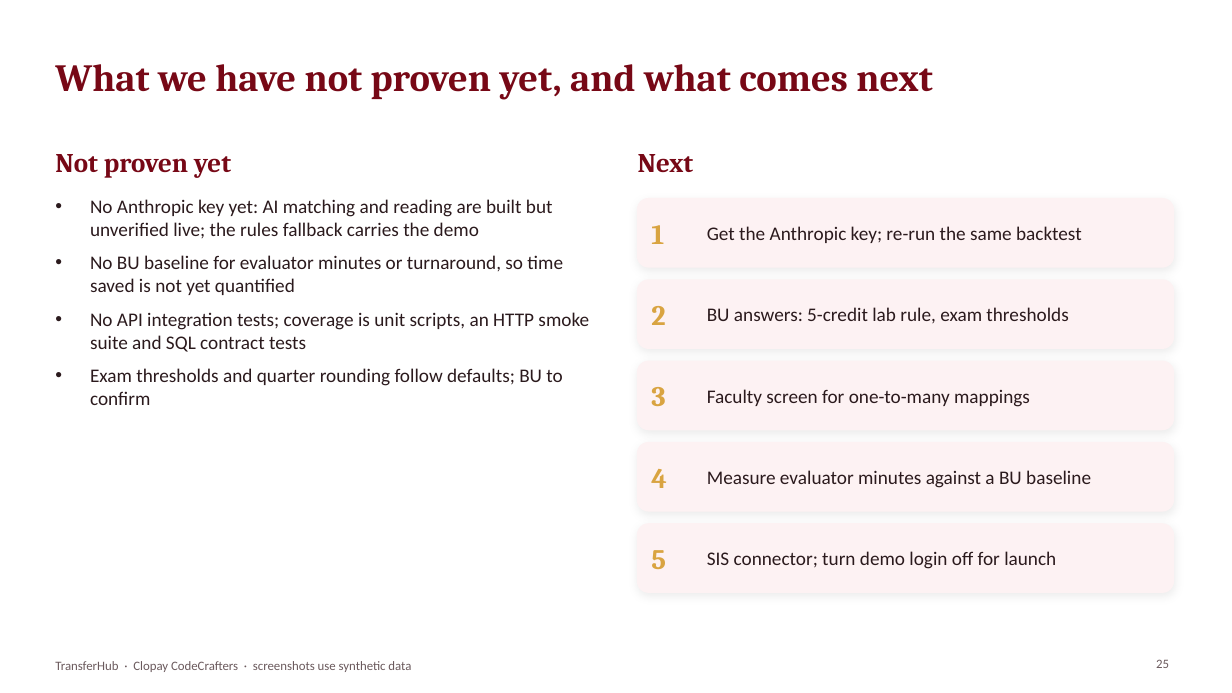
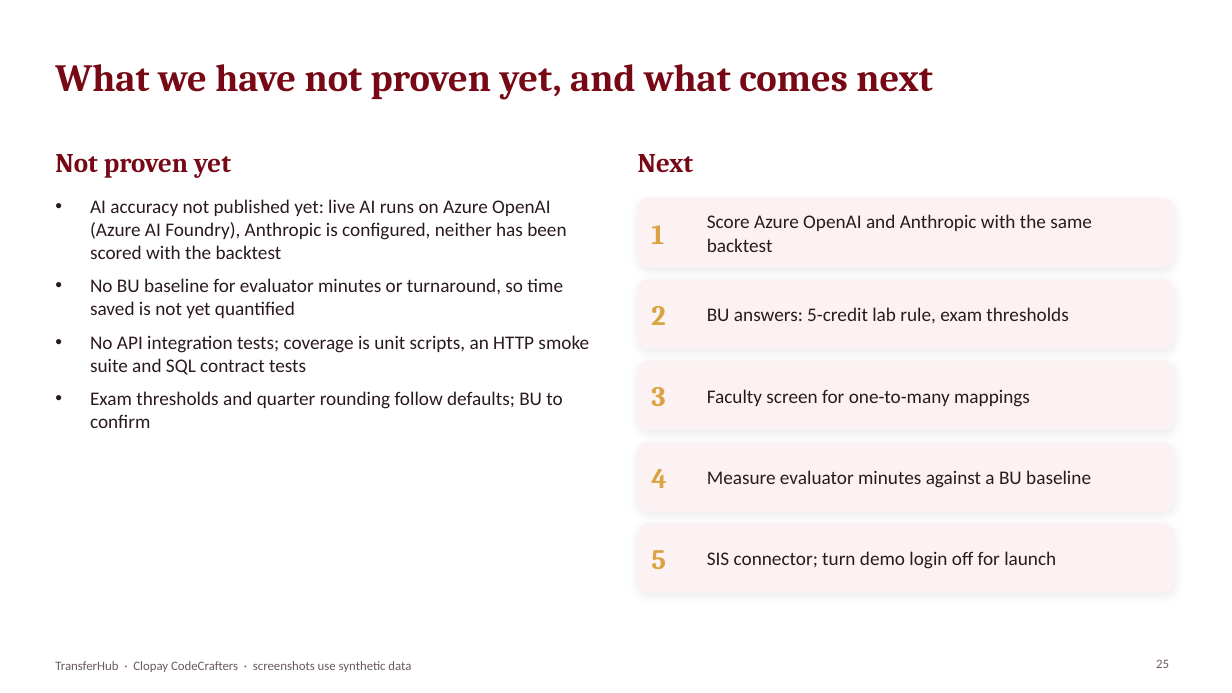
Before and after one commit to raghuramr/transferhub, a slide deck: slide 25 of _designs/deck/TransferHub-Full.pptx. Drawn at 1232x693 pixels with LibreOffice and Linux fonts; fonts in the diff are those of the drawing. Boxes give left, top, right and bottom in pixels: in the first picture for what was removed or moved away, otherwise in the second. Text is boxed around its words. In the diff, an @@ line names an element or a change of style, - is before the commit and + after.

```diff
--- a/_designs/deck/TransferHub-Full.pptx
+++ b/_designs/deck/TransferHub-Full.pptx
@@ text at [90, 199, 566, 259]: text changed @@
-• No Anthropic key yet: AI matching and reading are built but unverified live; the rules fallback carries the demo
+• AI accuracy not published yet: live AI runs on Azure OpenAI (Azure AI Foundry), Anthropic is configured, neither has been scored with the backtest
@@ text at [707, 214, 1092, 252]: text changed @@
-Get the Anthropic key; re-run the same backtest
+Score Azure OpenAI and Anthropic with the same backtest
```
Also in this commit, not shown: 2 other slides changed, 8 other files.
